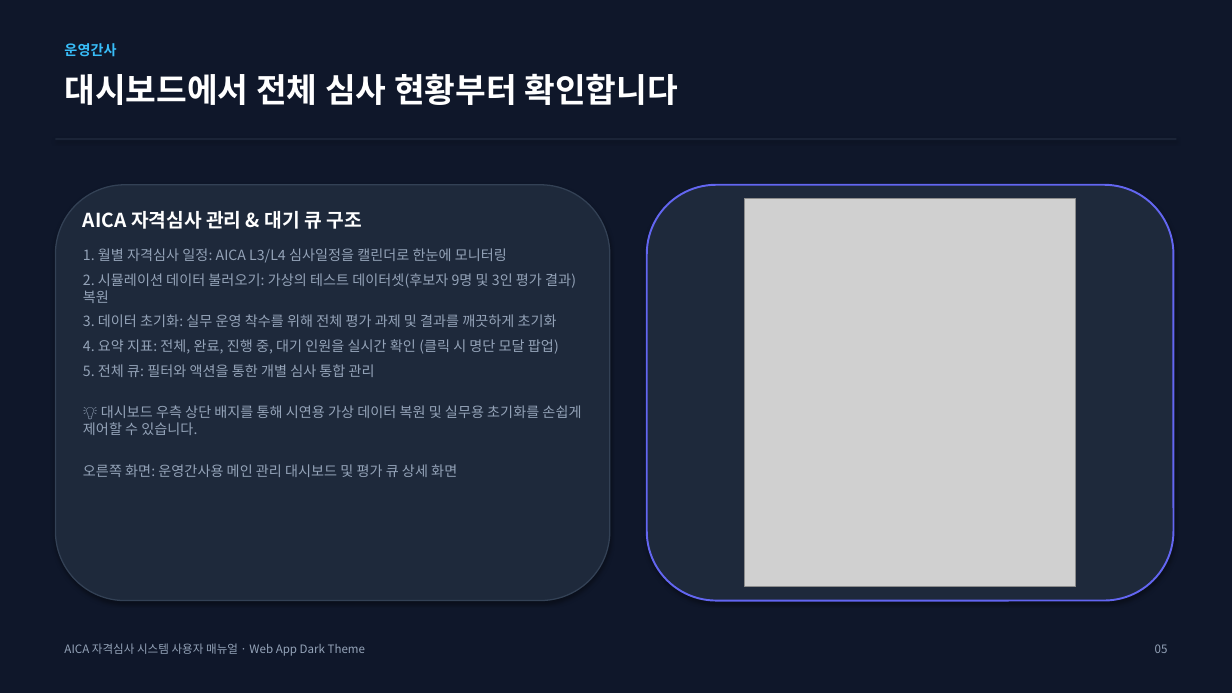
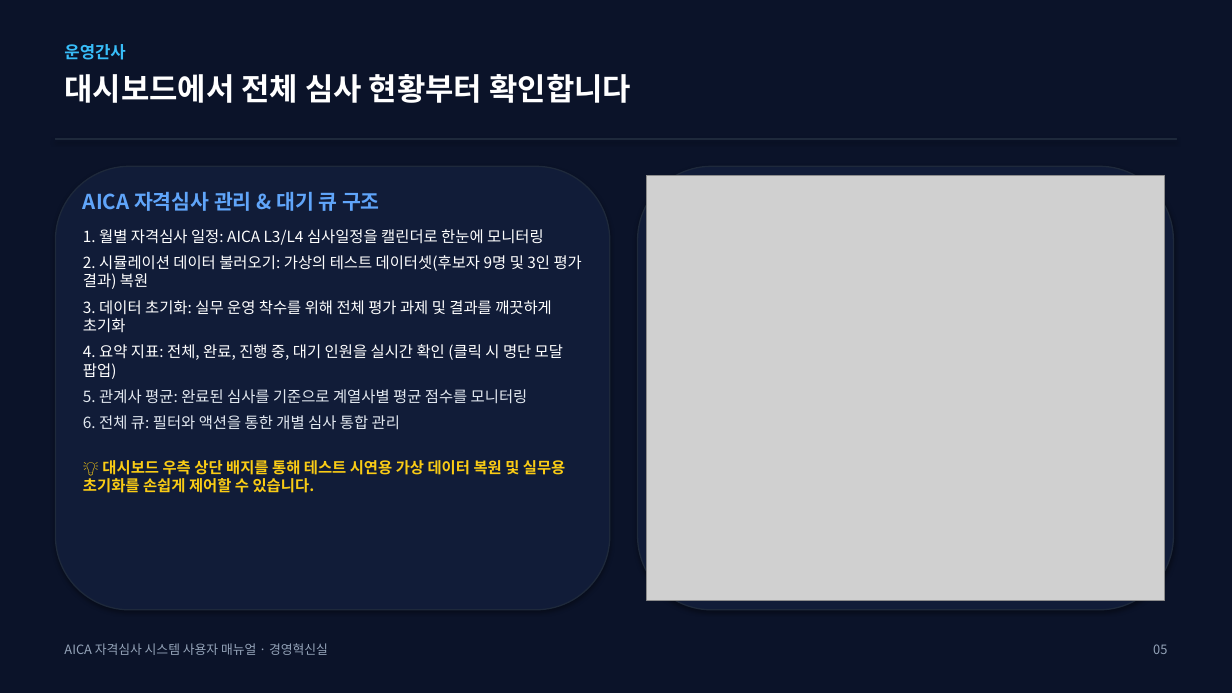
Before and after one commit to teckyun73/AICA_COMPETENCY, a slide deck: slide 5 of AICA_System_User_Manual.pptx. Drawn at 1232x693 pixels with LibreOffice and Linux fonts; fonts in the diff are those of the drawing; grey boxes stand for pictures. Boxes give left, top, right and bottom in pixels: in the first picture for what was removed or moved away, otherwise in the second. Text is boxed around its words. In the diff, an @@ line names an element or a change of style, - is before the commit and + after.

Commit message:
style: redesign user manual PPTX and PDF to match exact 20-page dark slate design theme of attached document

```diff
--- a/AICA_System_User_Manual.pptx
+++ b/AICA_System_User_Manual.pptx
@@ background #0F172A to #0B1329 @@
@@ text "운영간사" at [64,44,125,60]: size 11 to 13 pt @@
@@ text "대시보드에서 전체 심사 현황부터 확인합니다" at [64,74,631,103]: size 26 to 24 pt @@
@@ rounded rectangle: place and size @@
-rounded rectangle at [55,185,610,601]
+rounded rectangle at [55,166,610,610]
@@ rounded rectangle at [55,166,610,610]: fill #1E293B to #111C38; outline #334155 1 pt to #1E293B 1 pt @@
@@ rounded rectangle: place and size @@
-rounded rectangle at [647,185,1174,601]
+rounded rectangle at [638,166,1174,610]
@@ rounded rectangle at [638,166,1174,610]: fill #1E293B to #111C38; outline #6366F1 1.5 pt to #1E293B 1 pt @@
@@ picture: place and size @@
-picture at [745,199,1076,587]
+picture at [647,176,1165,601]
@@ text "AICA 자격심사 관리 & 대기 ...": place and size @@
-text "AICA 자격심사 관리 & 대기 ..." at [83,211,581,477]
+text "AICA 자격심사 관리 & 대기 ..." at [83,191,582,493]
@@ text at [83,191,582,379]: size 15 to 16 pt, text colour #FFFFFF to #60A5FA in "AICA 자격심사 관리 & 대기 큐 구조"; size 11 to 12 pt, text colour #94A3B8 to #FFFFFF in "1. 월별 자격심사 일정: AICA L3/L4 심사일정을 ...", "2. 시뮬레이션 데이터 불러오기: 가상의 테스트 데이터셋(후보자 ...", "3. 데이터 초기화: 실무 운영 착수를 위해 ...", "4. 요약 지표: 전체, 완료, 진행 중, ..."; less space between paragraphs @@
@@ text at [83,389,565,493]: text changed; size 11 to 12 pt; text colour #94A3B8 to #E2E8F0 @@
-5. 전체 큐: 필터와 액션을 통한 개별 심사 통합 관리
-💡 대시보드 우측 상단 배지를 통해 시연용 가상 데이터 복원 및 실무용 초기화를 손쉽게 제어할 수 있습니다.
-오른쪽 화면: 운영간사용 메인 관리 대시보드 및 평가 큐 상세 화면
+5. 관계사 평균: 완료된 심사를 기준으로 계열사별 평균 점수를 모니터링
+6. 전체 큐: 필터와 액션을 통한 개별 심사 통합 관리
+💡 대시보드 우측 상단 배지를 통해 테스트 시연용 가상 데이터 복원 및 실무용 초기화를 손쉽게 제어할 수 있습니다.
@@ text at [64,643,328,655]: text changed; size 9 to 10 pt @@
-AICA 자격심사 시스템 사용자 매뉴얼 · Web App Dark Theme
+AICA 자격심사 시스템 사용자 매뉴얼 · 경영혁신실
@@ text "05" at [1153,644,1167,654]: size 9 to 10 pt @@
```
Also in this commit, not shown: 15 other slides changed, 4 slides added, 1 slide removed, 23 other files.
